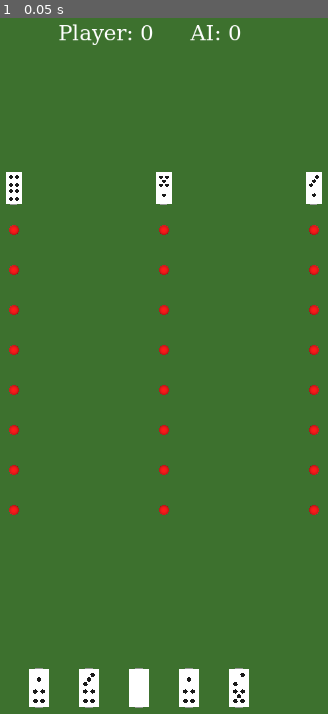
Above: before the commit, frame 1.
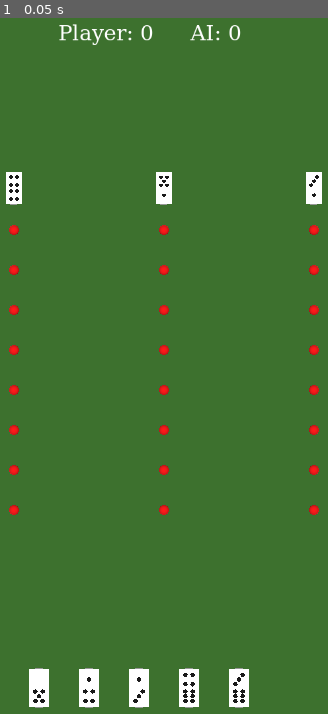
Above: after the commit, the same moment.

Repository: weareworm/dominos
Game: Godot game, scene res://scenes/main.tscn
Same seed, same stepped clock (60 frames per second), same inputs: the game is played once before the commit and once after it.
Inputs:
- Up to frame 1 (0.05 s): no input

The runs differ from the first frame. In frame 1, 0.1% of the frame differs, in the area x 11-75%, y 94-99%.

Commit message:
Fixed initializing 4 sets instead of 2 bug

Diff:
--- a/scripts/board.gd
+++ b/scripts/board.gd
@@ -31,7 +31,6 @@
 
 func _ready():
 	print("Initializing game...")
-	initialize_domino_pool()
 	_initialize_game()
 	_initialize_score_ui()
 	update_scores(0, 0)
@@ -84,14 +83,15 @@
 
 func initialize_domino_pool():
 	domino_pool.clear()
-	# Create standard set (28 dominos)
-	for i in range(7):
-		for j in range(i, 7):
+	# Create standard double-six set (28 unique dominos)
+	for i in range(7):  # 0-6
+		for j in range(i, 7):  # This creates all unique combinations
 			domino_pool.append([i, j])
-	# Duplicate to make 56 dominos
+
+	# For a double set (56 total), duplicate and shuffle
 	domino_pool += domino_pool.duplicate()
 	domino_pool.shuffle()
-	print("Initialized 56 dominos (two sets)")
+	print("Initialized domino pool with %d pieces (double set)" % domino_pool.size())
 
 func _initialize_tracks():
 	for i in TRACK_COUNT:
